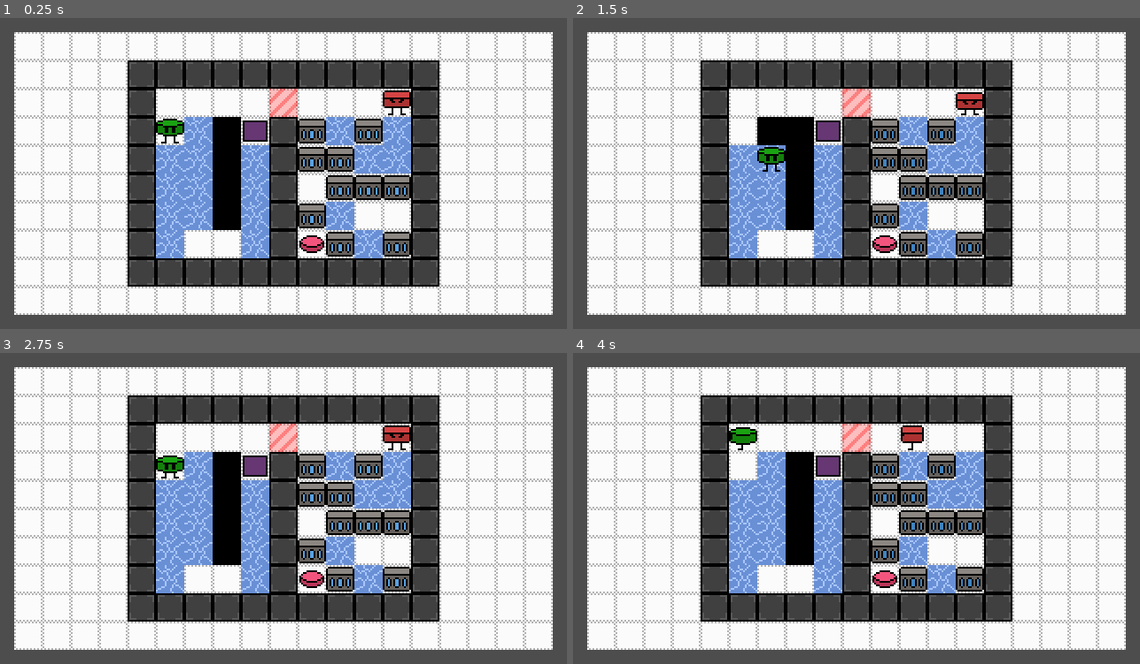
Above: before the commit, frames 1-4 (two rows, left to right).
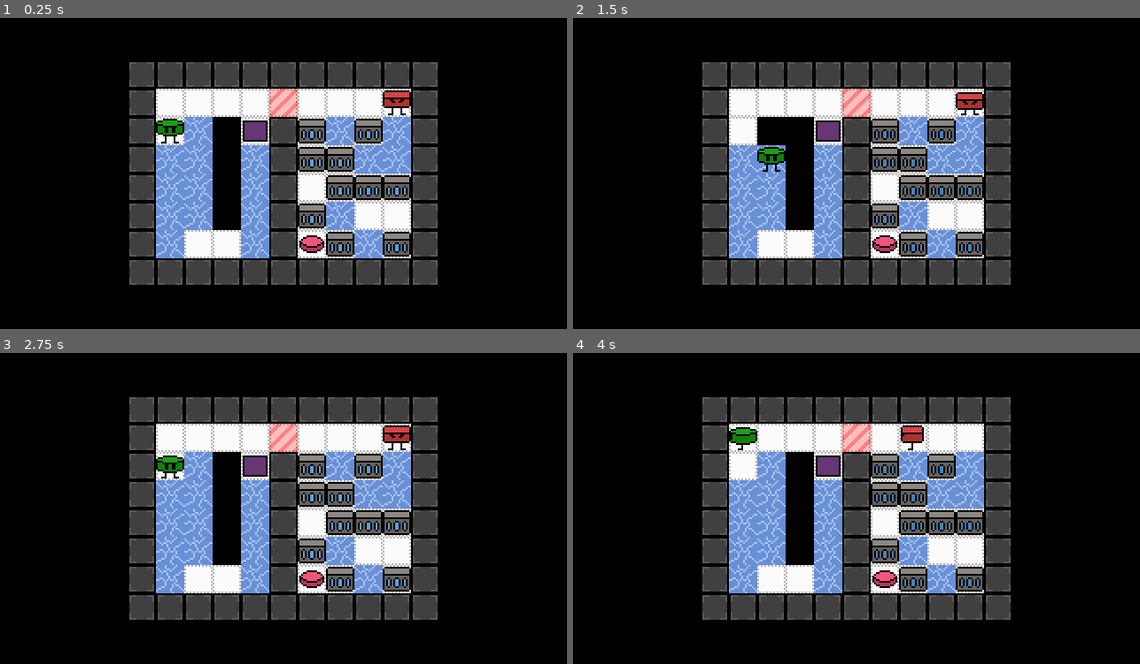
Above: after the commit, the same moments.

Repository: daredakke/maze-vault
Game: Godot game, scene res://scenes/levels/level_09.tscn
Same seed, same stepped clock (60 frames per second), same inputs: the game is played once before the commit and once after it. This scene is started directly instead of the project's main scene.
Inputs (mouse positions are in pixels of both pictures, inside the frame that each line leads up to):
- Up to frame 1 (0.25 s): no input
- Up to frame 2 (1.5 s): tap Enter (ui_accept) at 0.5, 0.77 s; move the mouse to (981, 157) at 0.52 s; hold Right (right) 0.53-1.28 s; tap Z (action) at 0.6, 1.35 s; move the mouse to (743, 189) at 1.27 s; hold Down (down) from 1.28 s (still down)
- Up to frame 3 (2.75 s): tap Enter (ui_accept) at 1.52, 2 s; move the mouse to (340, 440) at 2.02 s; release Down (down) at 2.03 s; hold Right (right) from 2.03 s (still down); tap Z (action) at 2.1 s
- Up to frame 4 (4 s): tap R (reset) at 2.75 s; move the mouse to (828, 570) at 2.77 s; release Right (right) at 2.78 s; hold Up (up) 2.78-3.53 s; tap Z (action) at 2.85, 3.6 s; tap Enter (ui_accept) at 3.02, 3.5, 3.77 s; move the mouse to (1026, 555) at 3.52 s; hold Left (left) from 3.53 s (still down)

The runs differ from the first frame. In frame 1, 60% of the frame differs, in the area x 0-100%, y 0-100%; in frame 2, 60%; in frame 3, 60%; in frame 4, 60%.

Commit message:
Add scrolling background to pause screen

Diff:
--- /dev/null
+++ b/resources/bg_scroll.gdshader
@@ -0,0 +1,15 @@
+// https://forum.godotengine.org/t/how-to-make-an-infinite-scrolling-background/24114/2
+shader_type canvas_item;
+
+varying vec4 v_vertex_color;
+uniform vec2 direction = vec2(0.4, -1.0);
+uniform float speed_scale = 0.05;
+
+void vertex() {
+	v_vertex_color = COLOR;
+}
+
+void fragment() {
+	vec2 move = direction * TIME * speed_scale;
+	COLOR = v_vertex_color * texture(TEXTURE, UV + move);
+}
--- a/scenes/levels/level_09.tscn
+++ b/scenes/levels/level_09.tscn
@@ -1,7 +1,8 @@
-[gd_scene load_steps=10 format=3 uid="uid://dj48ctcwj37ih"]
+[gd_scene load_steps=11 format=3 uid="uid://dj48ctcwj37ih"]
 
 [ext_resource type="Texture2D" uid="uid://q64fopn2ht18" path="res://assets/tiled-grid.png" id="1_276rp"]
 [ext_resource type="PackedScene" uid="uid://bh36j4ina3tjr" path="res://scenes/wall.tscn" id="2_86ni3"]
+[ext_resource type="PackedScene" uid="uid://dhbty1ajjnn6n" path="res://scenes/black_bg.tscn" id="2_eyaj1"]
 [ext_resource type="PackedScene" uid="uid://ciaf6xdrrx2v4" path="res://scenes/player.tscn" id="3_5oa3s"]
 [ext_resource type="PackedScene" uid="uid://c2uip3188o5lx" path="res://scenes/robot.tscn" id="4_a3smc"]
 [ext_resource type="PackedScene" uid="uid://ddx07vxha00k4" path="res://scenes/teleporter.tscn" id="5_l6nv3"]
@@ -21,6 +22,22 @@
 
 [node name="BG" type="Node2D" parent="."]
 
+[node name="BlackBG" parent="BG" instance=ExtResource("2_eyaj1")]
+position = Vector2(40, 88)
+scale = Vector2(5, 11)
+
+[node name="BlackBG2" parent="BG" instance=ExtResource("2_eyaj1")]
+position = Vector2(160, 16)
+scale = Vector2(20, 2)
+
+[node name="BlackBG3" parent="BG" instance=ExtResource("2_eyaj1")]
+position = Vector2(280, 88)
+scale = Vector2(5, 11)
+
+[node name="BlackBG4" parent="BG" instance=ExtResource("2_eyaj1")]
+position = Vector2(160, 160)
+scale = Vector2(20, 2)
+
 [node name="Walls" type="Node2D" parent="."]
 
 [node name="Wall" parent="Walls" instance=ExtResource("2_86ni3")]
--- a/scenes/pause.tscn
+++ b/scenes/pause.tscn
@@ -1,8 +1,17 @@
-[gd_scene load_steps=5 format=3 uid="uid://dhcf22jtoctn0"]
+[gd_scene load_steps=9 format=3 uid="uid://dhcf22jtoctn0"]
 
 [ext_resource type="Theme" uid="uid://cvqshv3af3mlx" path="res://resources/custom.tres" id="1_bcmi5"]
 [ext_resource type="FontFile" uid="uid://5jqrc3ni8x71" path="res://assets/fonts/SpaceMono-Bold.ttf" id="2_8t8k5"]
 [ext_resource type="Script" path="res://scripts/pause.gd" id="2_n0ita"]
+[ext_resource type="Shader" path="res://resources/bg_scroll.gdshader" id="3_3s57r"]
+[ext_resource type="Texture2D" uid="uid://c52nlfdghjjxh" path="res://assets/tiled-grid-invert.png" id="4_7rpbs"]
+
+[sub_resource type="ShaderMaterial" id="ShaderMaterial_rbstj"]
+shader = ExtResource("3_3s57r")
+shader_parameter/direction = Vector2(1, -1)
+shader_parameter/speed_scale = 0.07
+
+[sub_resource type="StyleBoxEmpty" id="StyleBoxEmpty_hflpa"]
 
 [sub_resource type="ButtonGroup" id="ButtonGroup_4g441"]
 
@@ -17,6 +26,18 @@
 theme = ExtResource("1_bcmi5")
 script = ExtResource("2_n0ita")
 
+[node name="TextureRect" type="TextureRect" parent="."]
+modulate = Color(0.501961, 0.501961, 0.501961, 1)
+texture_repeat = 2
+material = SubResource("ShaderMaterial_rbstj")
+layout_mode = 1
+anchors_preset = 15
+anchor_right = 1.0
+anchor_bottom = 1.0
+grow_horizontal = 2
+grow_vertical = 2
+texture = ExtResource("4_7rpbs")
+
 [node name="MainPanel" type="Panel" parent="."]
 layout_mode = 1
 anchors_preset = 15
@@ -25,6 +46,7 @@
 grow_horizontal = 2
 grow_vertical = 2
 mouse_filter = 1
+theme_override_styles/panel = SubResource("StyleBoxEmpty_hflpa")
 
 [node name="Margin" type="MarginContainer" parent="MainPanel"]
 layout_mode = 1
@@ -44,7 +66,7 @@
 size_flags_vertical = 0
 theme_override_fonts/font = ExtResource("2_8t8k5")
 theme_override_font_sizes/font_size = 30
-text = "MAZE VAULT"
+text = "NANO RAID"
 horizontal_alignment = 1
 
 [node name="ButtonsVBox" type="VBoxContainer" parent="MainPanel/Margin"]
Binary file added: assets/tiled-grid-invert.png
Not shown, added: assets/tiled-grid-invert.png.import
Not shown: 1 places in scenes/levels/level_11.tscn that only renumber resources
Not shown: 1 places in scenes/levels/level_12.tscn that only renumber resources
